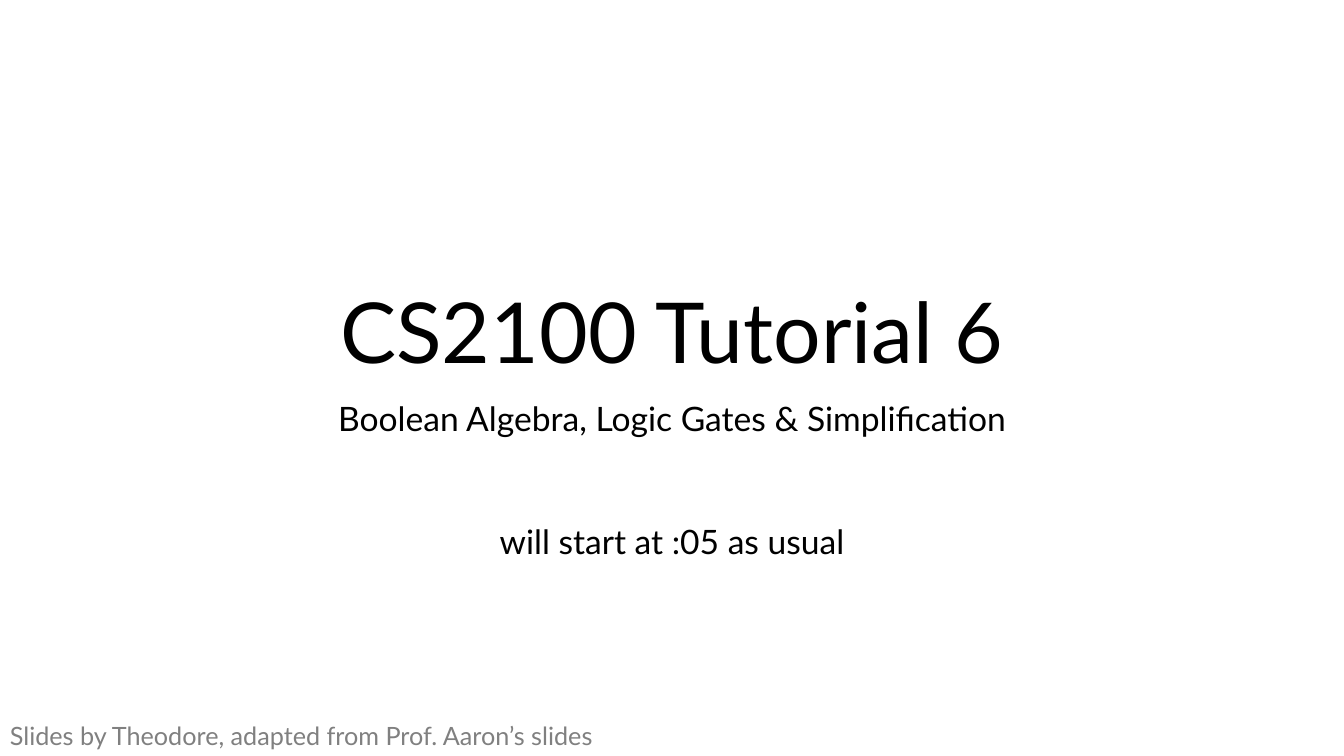
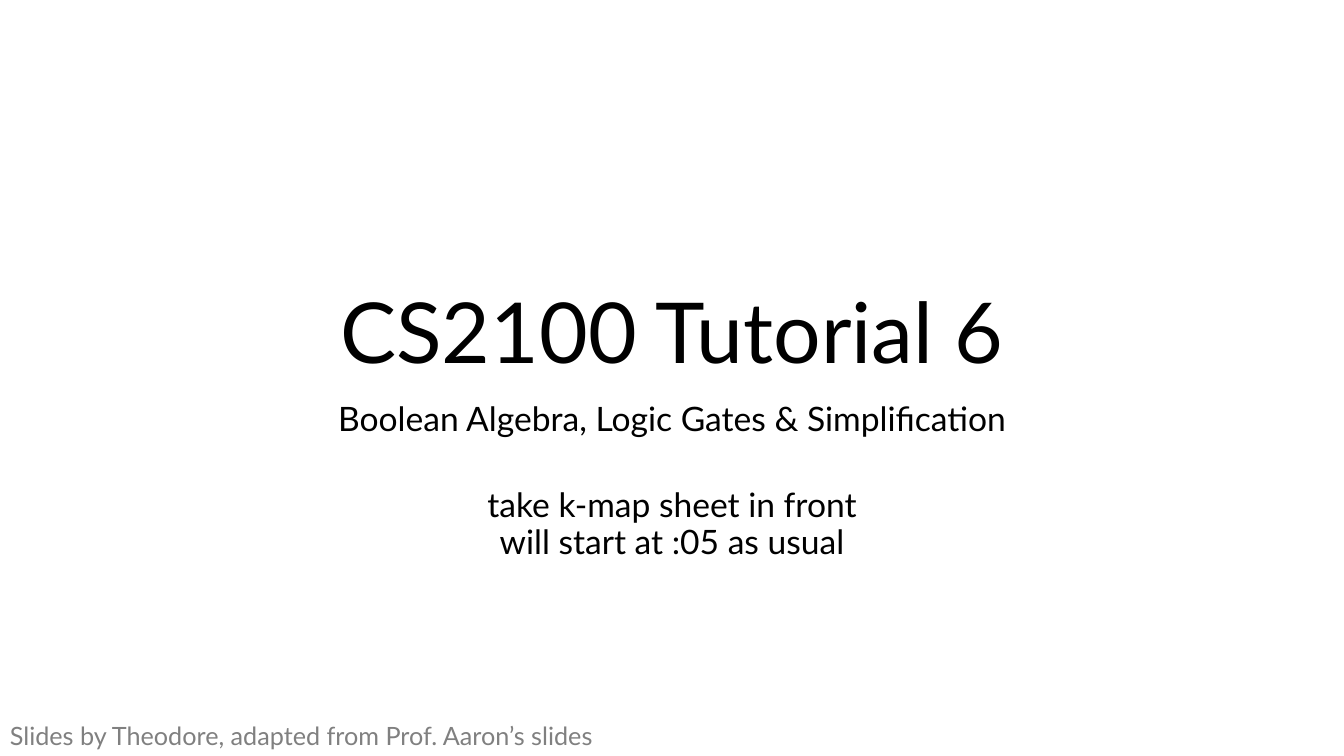
Before and after one commit to theodoreleebrant/TA-2425S1, a slide deck: slide 1 of CS2100/CS2100 Tutorial 6.pptx. Drawn at 1344x756 pixels with LibreOffice and Linux fonts; fonts in the diff are those of the drawing. Boxes give left, top, right and bottom in pixels: in the first picture for what was removed or moved away, otherwise in the second. Text is boxed around its words. In the diff, an @@ line names an element or a change of style, - is before the commit and + after.

```diff
--- a/CS2100/CS2100 Tutorial 6.pptx
+++ b/CS2100/CS2100 Tutorial 6.pptx
@@ subtitle at [487,492,857,555]: text changed @@
-will start at :05 as usual
+take k-map sheet in front
+will start at :05 as usual
```
Also in this commit, not shown: 1 other slide changed, 3 other files.
